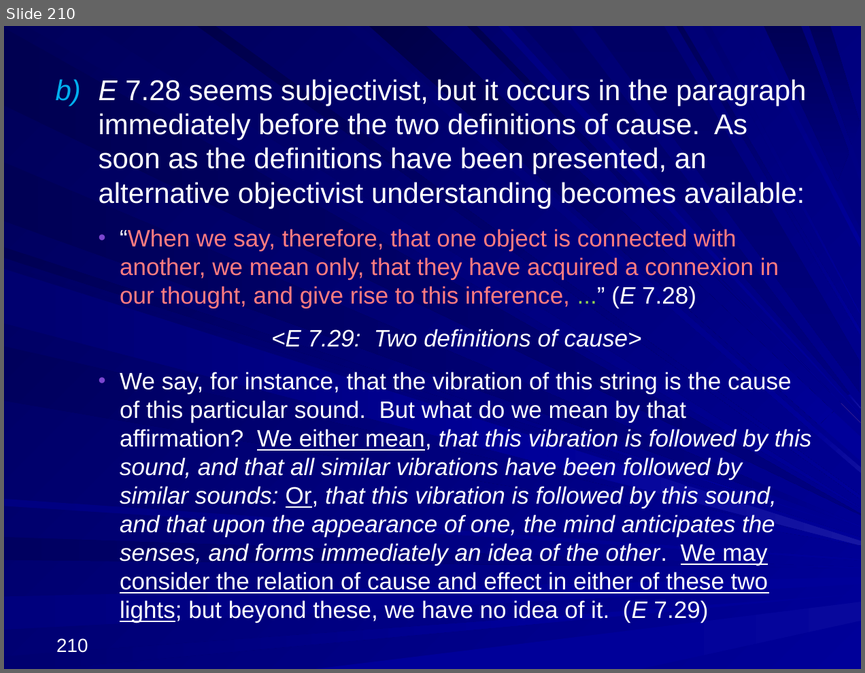
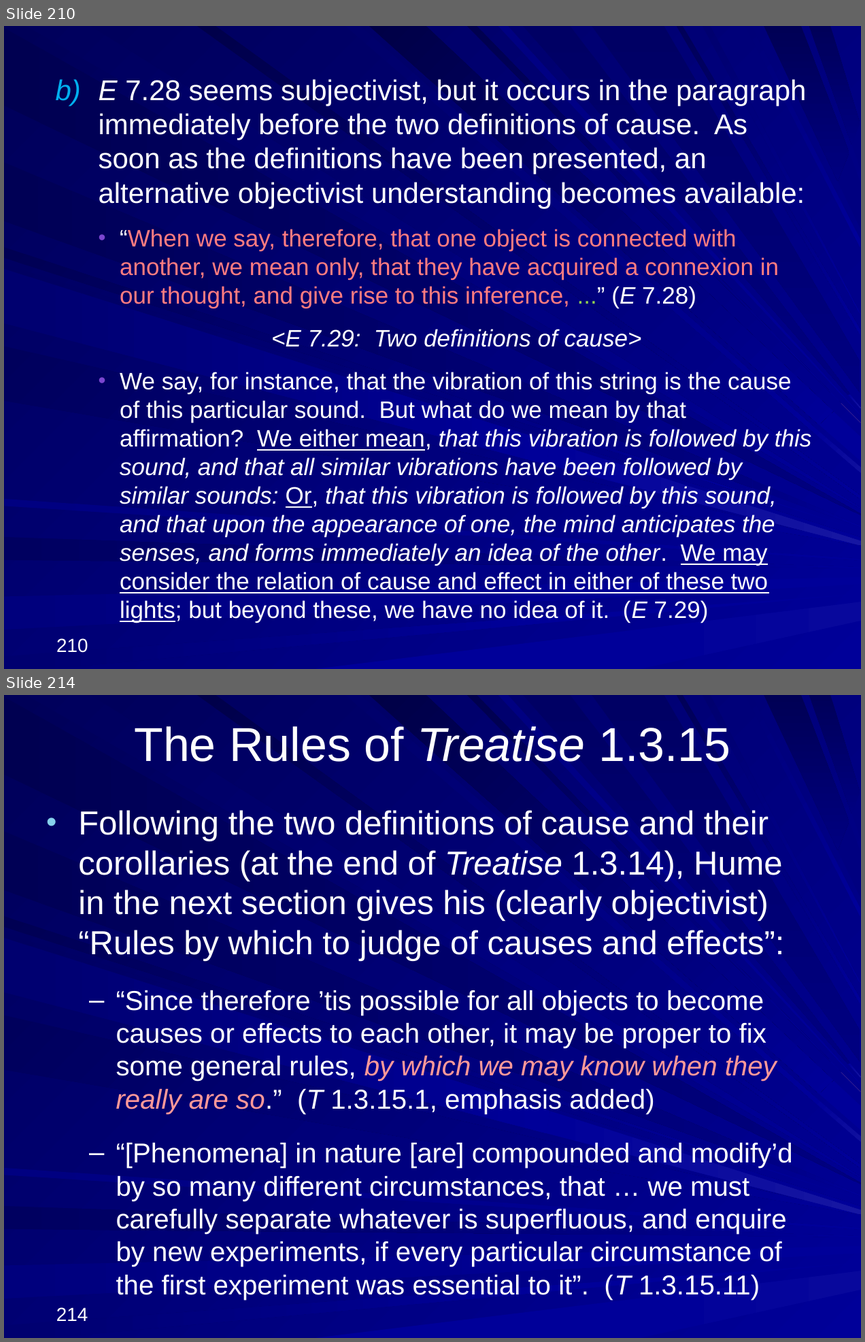
Before and after one commit to englishphilosophy/hume-texts-online, a slide deck: teaching/lectures/2024_Hume_MT_current.pptx. Shown one above the other, each under a label of ours: slide 210 before the commit, slides 210 and 214 after it; the slides between them are not shown. The pictures are 865x673 and 865x1342 pixels, drawn with LibreOffice and Linux fonts; fonts in the diff are those of the drawing. Boxes give left, top, right and bottom in pixels: in the first picture for what was removed or moved away, otherwise in the second. Text is boxed around its words. In the diff, an @@ line names an element or a change of style, - is before the commit and + after.

```diff
--- a/teaching/lectures/2024_Hume_MT_current.pptx
+++ b/teaching/lectures/2024_Hume_MT_current.pptx
@@ slide 214 added at box(4, 695, 861, 1338), background gradient #000078 to #000099; not listed: 37 template elements that a slide beside it also shows @@
@@ title added at box(134, 726, 730, 762), 40 pt, text #FFFFFF @@
+The Rules of Treatise 1.3.15
@@ text added at box(78, 810, 793, 1300), 23 pt, text #FFFFFF @@
+• Following the two definitions of cause and their corollaries (at the end of Treatise 1.3.14), Hume in the next section gives his (clearly objectivist) “Rules by which to judge of causes and effects”:
+  – “Since therefore ’tis possible for all objects to become causes or effects to each other, it may be proper to fix some general rules, by which we may know when they really are so.” (T 1.3.15.1, emphasis added)
+  – “[Phenomena] in nature [are] compounded and modify’d by so many different circumstances, that … we must carefully separate whatever is superfluous, and enquire by new experiments, if every particular circumstance of the first experiment was essential to it”. (T 1.3.15.11)
@@ page number added at box(56, 1307, 88, 1321), 16 pt, text #FFFFFF @@
+214
```
Also in this commit, not shown: 7 slides changed, 53 other slides added, 1 other file.
